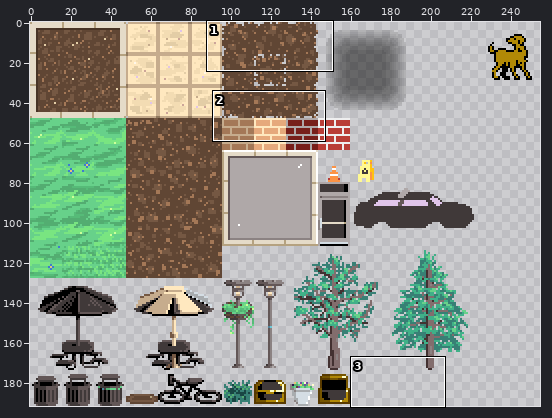
Two states of a sprite sheet, RGRPG/Assets/Resources/Sprites/Pixel/umbc_tile_1_0.png. Above: a wide view before the commit, with the close-up outlined.
Close-up. Old version:
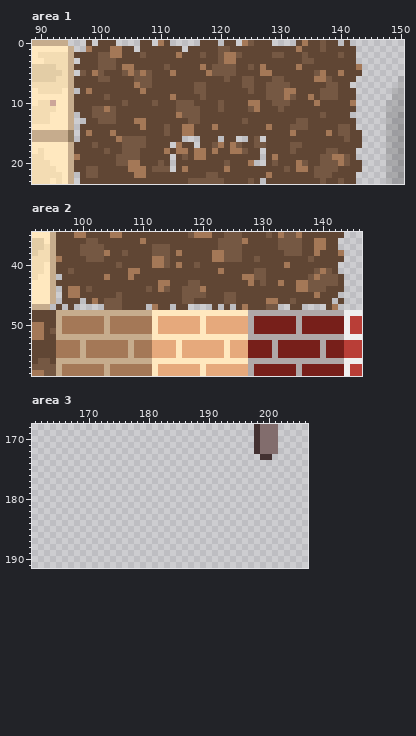
The file is 256x192 pixels. Pixels under 10% opacity are left out. Colours within 5 levels of each other are drawn and written as one. Shown: area 1: x 89..150, y 0..23; area 2: x 92..146, y 35..58; area 3: x 161..206, y 168..191. The wide view leaves out empty margins.
And afterwards:
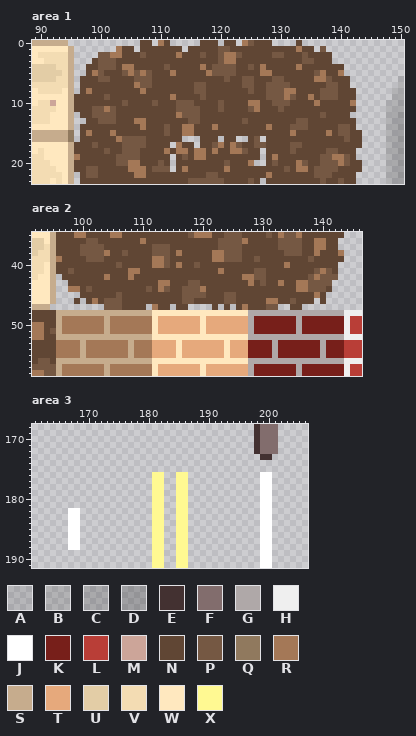
Palette (. is transparent): A #0000001c  B #00000022  C #0000002d  D #00000039  E #433131  F #826d6d  G #afa8a8  H #efefef  J #ffffff  K #771f1a  L #b93e37  M #cca599  N #604634  P #755843  Q #90795e  R #a47857  S #c6ac8d  T #e6a97c  U #e3cda6  V #f3dcb3  W #ffe8bf  X #fff992
Edits made:
{"where": "area 1"}
{"y":0,"x":98,"old":"N","new":"."}
{"y":0,"x":100,"old":"NNN","new":"..."}
{"y":0,"x":134,"old":"RNNPNN","new":"......"}
{"y":0,"x":141,"old":"N","new":"."}
{"y":1,"x":98,"old":"RNNNR","new":"....."}
{"y":1,"x":136,"old":"N","new":"."}
{"y":1,"x":138,"old":"NNNNN","new":"....."}
{"y":2,"x":96,"old":"NNNN","new":"...."}
{"y":2,"x":139,"old":"NPNN","new":"...."}
{"y":3,"x":97,"old":"NN","new":".."}
{"y":3,"x":139,"old":"NNNN","new":"...."}
{"y":4,"x":96,"old":"NN","new":".."}
{"y":4,"x":141,"old":"NNR","new":"..."}
{"y":5,"x":97,"old":"P","new":"."}
{"y":5,"x":141,"old":"NNN","new":"..."}
{"y":6,"x":96,"old":"N","new":"."}
{"y":6,"x":142,"old":"N","new":"."}
{"y":7,"x":96,"old":"N","new":"."}
{"where": "area 2"}
{"y":42,"x":143,"old":"N","new":"."}
{"y":43,"x":96,"old":"NN","new":".."}
{"y":43,"x":142,"old":"PN","new":".."}
{"y":44,"x":97,"old":"N","new":"."}
{"y":44,"x":142,"old":"NN","new":".."}
{"y":45,"x":97,"old":"NRR","new":"..."}
{"y":45,"x":141,"old":"NN","new":".."}
{"y":46,"x":97,"old":"NN","new":".."}
{"y":46,"x":139,"old":"N","new":"."}
{"y":46,"x":141,"old":"N","new":"."}
{"y":46,"x":143,"old":"N","new":"."}
{"y":47,"x":96,"old":"N","new":"."}
{"y":47,"x":98,"old":"N","new":"."}
{"y":47,"x":141,"old":"NR","new":".."}
{"where": "area 3"}
{"y":176,"x":181,"old":"..","new":"XX"}
{"y":176,"x":185,"old":"..","new":"XX"}
{"y":176,"x":199,"old":"..","new":"JJ"}
{"y":177,"x":181,"old":"..","new":"XX"}
{"y":177,"x":185,"old":"..","new":"XX"}
{"y":177,"x":199,"old":"..","new":"JJ"}
{"y":178,"x":181,"old":"..","new":"XX"}
{"y":178,"x":185,"old":"..","new":"XX"}
{"y":178,"x":199,"old":"..","new":"JJ"}
{"y":179,"x":181,"old":"..","new":"XX"}
{"y":179,"x":185,"old":"..","new":"XX"}
{"y":179,"x":199,"old":"..","new":"JJ"}
{"y":180,"x":181,"old":"..","new":"XX"}
{"y":180,"x":185,"old":"..","new":"XX"}
{"y":180,"x":199,"old":"..","new":"JJ"}
{"y":181,"x":181,"old":"..","new":"XX"}
{"y":181,"x":185,"old":"..","new":"XX"}
{"y":181,"x":199,"old":"..","new":"JJ"}
{"y":182,"x":167,"old":"..","new":"JJ"}
{"y":182,"x":181,"old":"..","new":"XX"}
{"y":182,"x":185,"old":"..","new":"XX"}
{"y":182,"x":199,"old":"..","new":"JJ"}
{"y":183,"x":167,"old":"..","new":"JJ"}
{"y":183,"x":181,"old":"..","new":"XX"}
{"y":183,"x":185,"old":"..","new":"XX"}
{"y":183,"x":199,"old":"..","new":"JJ"}
{"y":184,"x":167,"old":"..","new":"JJ"}
{"y":184,"x":181,"old":"..","new":"XX"}
{"y":184,"x":185,"old":"..","new":"XX"}
{"y":184,"x":199,"old":"..","new":"JJ"}
{"y":185,"x":167,"old":"..","new":"JJ"}
{"y":185,"x":181,"old":"..","new":"XX"}
{"y":185,"x":185,"old":"..","new":"XX"}
{"y":185,"x":199,"old":"..","new":"JJ"}
{"y":186,"x":167,"old":"..","new":"JJ"}
{"y":186,"x":181,"old":"..","new":"XX"}
{"y":186,"x":185,"old":"..","new":"XX"}
{"y":186,"x":199,"old":"..","new":"JJ"}
{"y":187,"x":167,"old":"..","new":"JJ"}
{"y":187,"x":181,"old":"..","new":"XX"}
{"y":187,"x":185,"old":"..","new":"XX"}
{"y":187,"x":199,"old":"..","new":"JJ"}
{"y":188,"x":167,"old":"..","new":"JJ"}
{"y":188,"x":181,"old":"..","new":"XX"}
{"y":188,"x":185,"old":"..","new":"XX"}
{"y":188,"x":199,"old":"..","new":"JJ"}
{"y":189,"x":181,"old":"..","new":"XX"}
{"y":189,"x":185,"old":"..","new":"XX"}
{"y":189,"x":199,"old":"..","new":"JJ"}
{"y":190,"x":181,"old":"..","new":"XX"}
{"y":190,"x":185,"old":"..","new":"XX"}
{"y":190,"x":199,"old":"..","new":"JJ"}
{"y":191,"x":181,"old":"..","new":"XX"}
{"y":191,"x":185,"old":"..","new":"XX"}
{"y":191,"x":199,"old":"..","new":"JJ"}
{"label":"erased","picture_box":[74,40,116,88]}
{"label":"erased","picture_box":[302,40,362,82]}
{"label":"erased","picture_box":[314,274,344,310]}
{"label":"erased","picture_box":[56,280,80,310]}
{"label":"added","picture_box":[152,472,188,568]}
{"label":"added","picture_box":[260,472,272,568]}
{"label":"added","picture_box":[68,508,80,550]}
